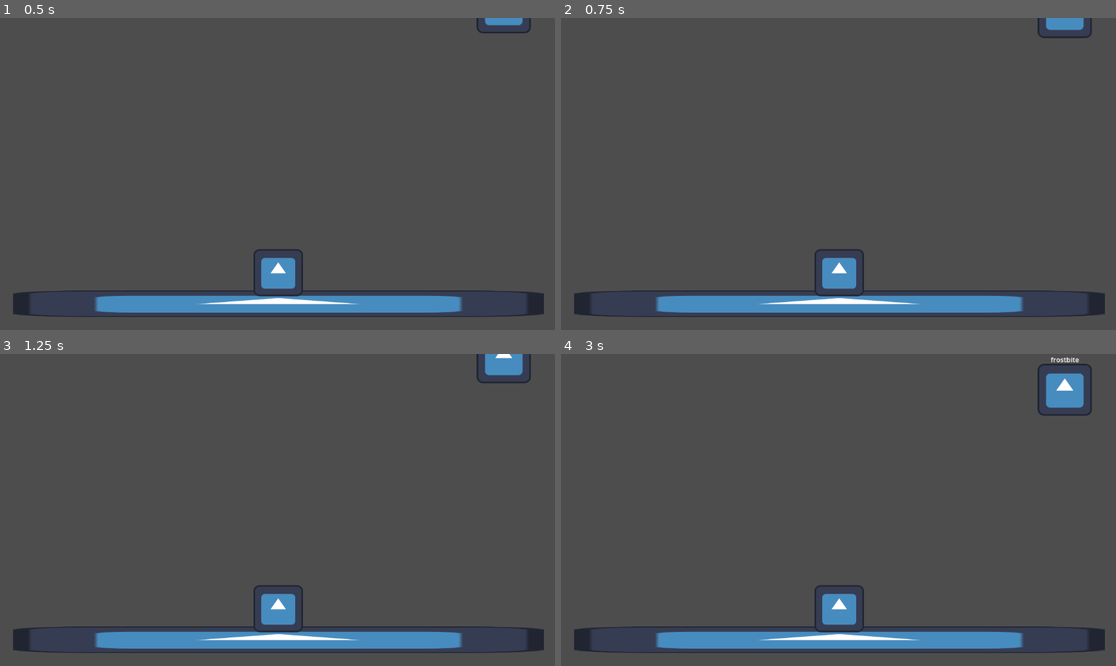
Above: before the commit, frames 1-4 (two rows, left to right).
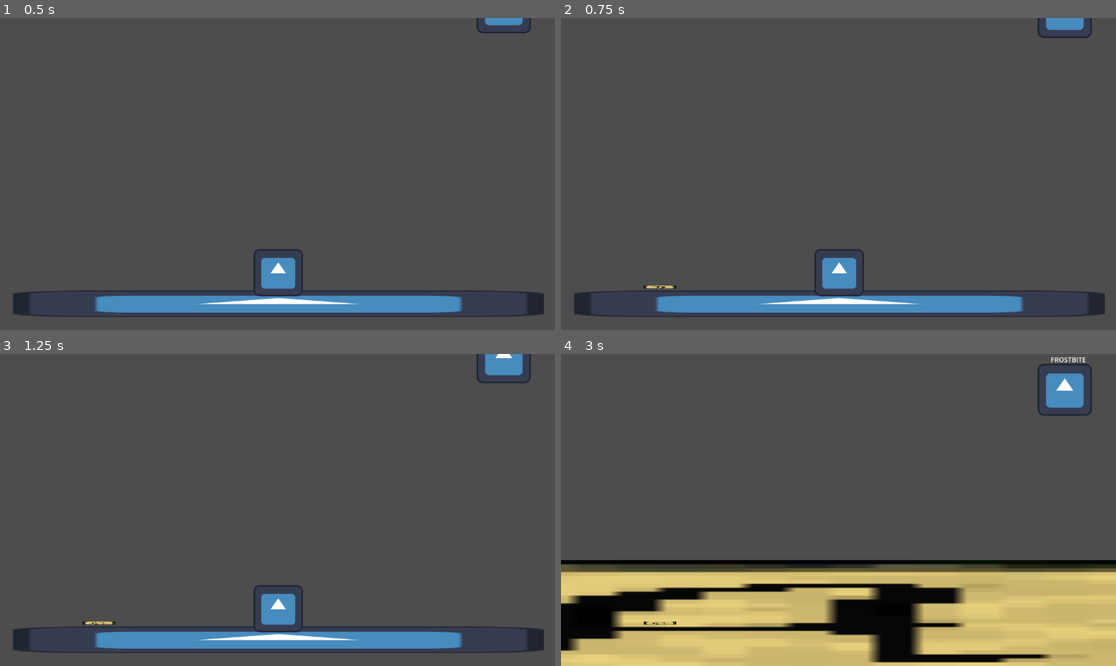
Above: after the commit, the same moments.

Repository: Mark-0909/Type-Wizard-Tower-Defense
Game: Godot game, scene res://nodes/main.tscn
Two runs of this game, one before a commit and one after it. Both use one fixed random seed, a clock stepped at 60 frames per second and the inputs below. The engine's default icon, where the game draws it, is replaced by a stand-in: a white triangle on a blue panel in a dark square.
Inputs:
- Up to frame 1 (0.5 s): no input
- Up to frame 2 (0.75 s): tap Enter at 0.5 s; hold D from 0.53 s (still down); tap B at 0.6 s
- Up to frame 3 (1.25 s): keep holding D; tap C at 0.8 s
- Up to frame 4 (3 s): release D at 1.28 s; hold A 1.28-2.03 s; tap C at 1.35, 2.3, 2.85 s; tap B at 1.55, 2.1 s; hold D from 2.03 s (still down)

Frame 1 is identical in both runs. In frame 2, less than 0.1% of the frame differs, in the area x 14-21%, y 85-87%; in frame 3, less than 0.1%; in frame 4, 34%, in the area x 0-100%, y 0-100%.

Commit message:
added something

Diff:
--- a/a.tscn
+++ /dev/null
@@ -1,3 +0,0 @@
-[gd_scene format=3 uid="uid://ckmjp8gg2wvw6"]
-
-[node name="A" type="Node2D"]
--- /dev/null
+++ b/nodes/a.tscn
@@ -0,0 +1,23 @@
+[gd_scene load_steps=3 format=3 uid="uid://ckmjp8gg2wvw6"]
+
+[ext_resource type="Texture2D" uid="uid://c5kpnkarvhfia" path="res://assets/letters/a.png" id="1_lnaic"]
+
+[sub_resource type="SpriteFrames" id="SpriteFrames_ebksr"]
+animations = [{
+"frames": [{
+"duration": 1.0,
+"texture": ExtResource("1_lnaic")
+}],
+"loop": true,
+"name": &"default",
+"speed": 5.0
+}]
+
+[node name="A" type="TextureRect"]
+scale = Vector2(0.037, 0.037)
+expand_mode = 1
+stretch_mode = 3
+
+[node name="AnimatedSprite2D" type="AnimatedSprite2D" parent="."]
+scale = Vector2(1.57913, 1.57335)
+sprite_frames = SubResource("SpriteFrames_ebksr")
--- /dev/null
+++ b/nodes/b.tscn
@@ -0,0 +1,20 @@
+[gd_scene load_steps=3 format=3 uid="uid://cg0srr5rfju6q"]
+
+[ext_resource type="Texture2D" uid="uid://b1e7l213qmr65" path="res://assets/letters/b.png" id="1_6ka8k"]
+
+[sub_resource type="SpriteFrames" id="SpriteFrames_binmy"]
+animations = [{
+"frames": [{
+"duration": 1.0,
+"texture": ExtResource("1_6ka8k")
+}],
+"loop": true,
+"name": &"default",
+"speed": 5.0
+}]
+
+[node name="B" type="Node2D"]
+scale = Vector2(0.037, 0.037)
+
+[node name="AnimatedSprite2D" type="AnimatedSprite2D" parent="."]
+sprite_frames = SubResource("SpriteFrames_binmy")
--- /dev/null
+++ b/nodes/c.tscn
@@ -0,0 +1,20 @@
+[gd_scene load_steps=3 format=3 uid="uid://q8ctyag0run5"]
+
+[ext_resource type="Texture2D" uid="uid://x0uosxpkcw3b" path="res://assets/letters/c.png" id="1_0kfec"]
+
+[sub_resource type="SpriteFrames" id="SpriteFrames_f15xb"]
+animations = [{
+"frames": [{
+"duration": 1.0,
+"texture": ExtResource("1_0kfec")
+}],
+"loop": true,
+"name": &"default",
+"speed": 5.0
+}]
+
+[node name="C" type="Node2D"]
+scale = Vector2(0.037, 0.037)
+
+[node name="AnimatedSprite2D" type="AnimatedSprite2D" parent="."]
+sprite_frames = SubResource("SpriteFrames_f15xb")
--- /dev/null
+++ b/nodes/d.tscn
@@ -0,0 +1,20 @@
+[gd_scene load_steps=3 format=3 uid="uid://dn0aybvlek71e"]
+
+[ext_resource type="Texture2D" uid="uid://l4dj8gdmm86" path="res://assets/letters/d.png" id="1_72olq"]
+
+[sub_resource type="SpriteFrames" id="SpriteFrames_c6xjc"]
+animations = [{
+"frames": [{
+"duration": 1.0,
+"texture": ExtResource("1_72olq")
+}],
+"loop": true,
+"name": &"default",
+"speed": 5.0
+}]
+
+[node name="D" type="Node2D"]
+scale = Vector2(0.037, 0.037)
+
+[node name="AnimatedSprite2D" type="AnimatedSprite2D" parent="."]
+sprite_frames = SubResource("SpriteFrames_c6xjc")
--- a/nodes/main.tscn
+++ b/nodes/main.tscn
@@ -52,3 +52,10 @@
 
 [node name="GameManager" type="Node" parent="."]
 script = ExtResource("3_j75sh")
+
+[node name="TypingContainer" type="HBoxContainer" parent="."]
+offset_left = -963.0
+offset_top = 610.0
+offset_right = -923.0
+offset_bottom = 650.0
+scale = Vector2(48.7839, 4.48313)
--- a/scripts/enemy_1.gd
+++ b/scripts/enemy_1.gd
@@ -4,7 +4,7 @@
 var velocity: float = 100.0  # Pixels per second
 
 func _ready() -> void:
-	$word.text = word
+	$word.text = word.to_upper()
 
 func _process(delta: float) -> void:
 	position.y += velocity * delta
--- a/scripts/main.gd
+++ b/scripts/main.gd
@@ -17,6 +17,13 @@
 const ENEMY_1 = preload("res://nodes/enemy1.tscn")
 
 @onready var game_manager: Node = $GameManager
+@onready var typing_container: Control = $TypingContainer
+
+# Letters
+const A = preload("res://nodes/a.tscn")
+const B = preload("res://nodes/b.tscn")
+const C = preload("res://nodes/c.tscn")
+const D = preload("res://nodes/d.tscn")
 
 # Spawn settings
 var spawn_timer := 0.0
@@ -77,6 +84,14 @@
 	]
 }
 
+var letter_scenes = {
+	KEY_A: A,
+	KEY_B: B,
+	KEY_C: C,
+	KEY_D: D
+}
+
+
 func _ready() -> void:
 	spawn_areas = [
 		spawn_area_1, spawn_area_2, spawn_area_3,
@@ -102,3 +117,10 @@
 		enemy.word = word_list.pick_random()
 
 	add_child(enemy)
+
+func _unhandled_input(event: InputEvent) -> void:
+	if event is InputEventKey and event.pressed and not event.echo:
+		var key = event.keycode
+		if letter_scenes.has(key):
+			var letter_instance = letter_scenes[key].instantiate()
+			typing_container.add_child(letter_instance)
